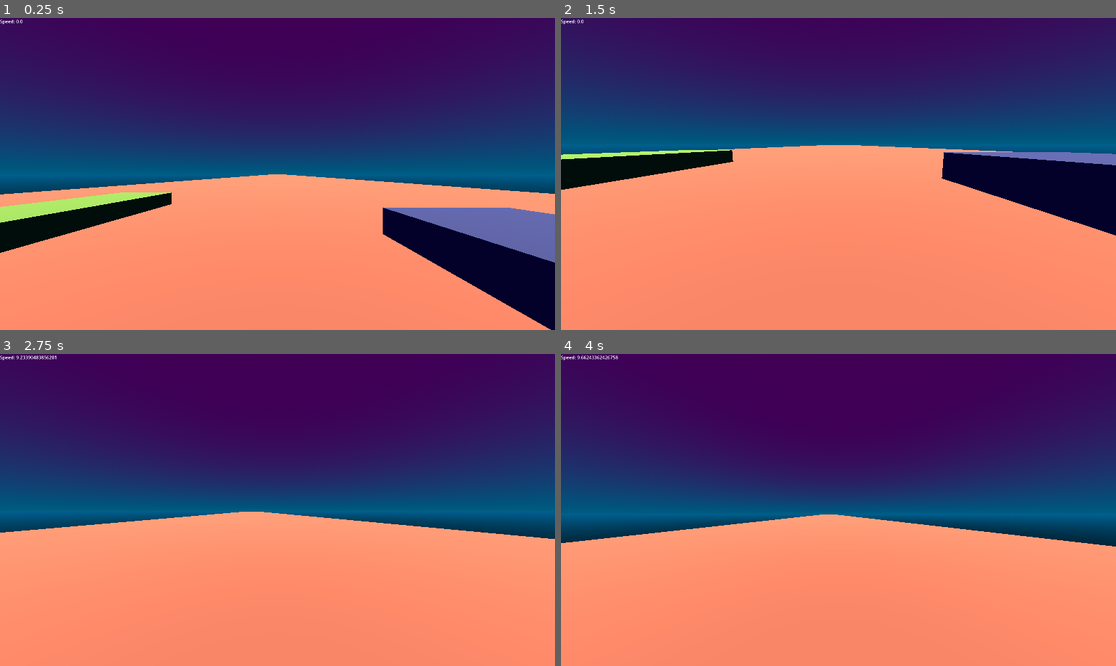
Above: before the commit, frames 1-4 (two rows, left to right).
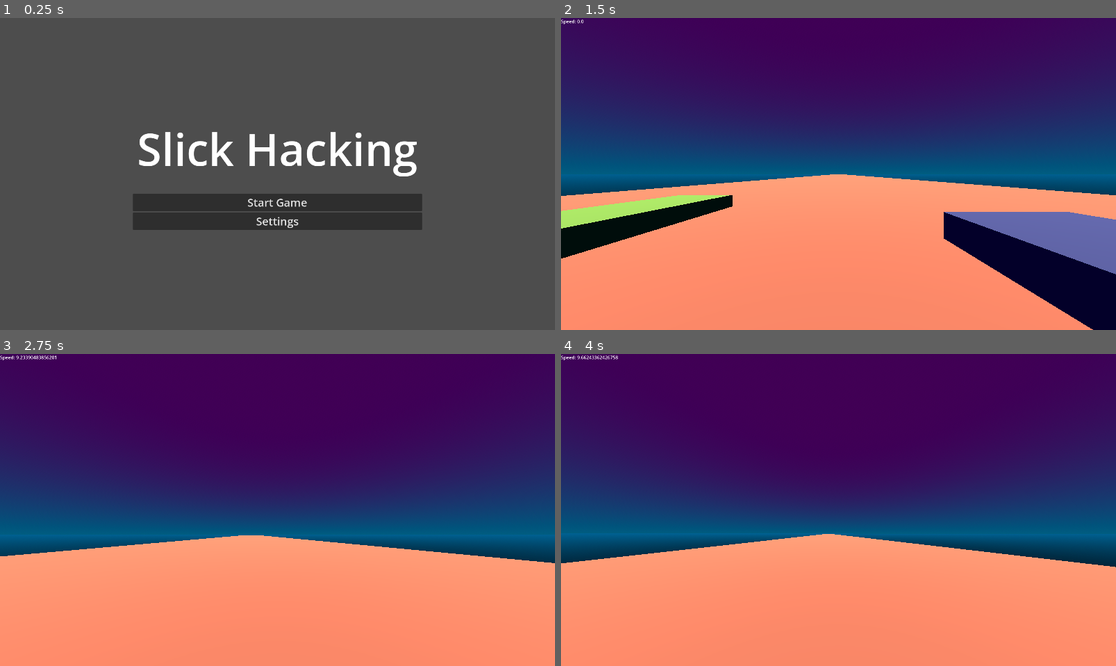
Above: after the commit, the same moments.

Repository: Sirrah025/big-mode-slick-game
Game: Godot game, scene res://Scenes/main_game.tscn
Two runs of this game, one before a commit and one after it. Both use one fixed random seed, a clock stepped at 60 frames per second and the inputs below. Before the commit the project starts from res://Scenes/prototype_scene.tscn.
Inputs (mouse positions are in pixels of both pictures, inside the frame that each line leads up to):
- Up to frame 1 (0.25 s): no input
- Up to frame 2 (1.5 s): click (838, 220) at 0.5 s, where only the run after the commit has a clickable "Settings"; click (838, 202) at 1.25 s, where only the run after the commit has a clickable "Start Game"
- Up to frame 3 (2.75 s): move the mouse to (305, 510) at 2.02 s; hold W (Forward) from 2.03 s (still down); right-click (305, 510) at 2.1 s; tap Space (Jump) at 2.27 s
- Up to frame 4 (4 s): keep holding W (Forward); move the mouse to (810, 510) at 2.77 s; tap Shift (Sprint) at 2.85 s; tap Space (Jump) at 3.02 s; move the mouse to (849, 503) at 3.52 s; right-click (849, 503) at 3.6 s

The runs differ from the first frame. In frame 1, 100% of the frame differs, in the area x 0-100%, y 0-100%; in frame 2, 34%; in frame 3, 16%; in frame 4, 13%.
Error after the commit: Invalid assignment of property or key 'visible' with value of type 'bool' on a base object of type 'null instance'. (res://Systems/globals/load_scenes.gd:9)

Commit message:
Added Menus, settings, and scene change functionality
Added a main menu, a audio bus layout, setting change functionality, and started on functionality to change the scene from the main menu to the prototype scene. Will work to refactor scene change code to make it modular and work out architecture for scene changing.

Diff:
--- /dev/null
+++ b/slick_game/Audio/new_audio_bus_layout.tres
@@ -0,0 +1,15 @@
+[gd_resource type="AudioBusLayout" format=3 uid="uid://bvscwyd48yj7q"]
+
+[resource]
+bus/1/name = &"Music"
+bus/1/solo = false
+bus/1/mute = false
+bus/1/bypass_fx = false
+bus/1/volume_db = 0.0
+bus/1/send = &"Master"
+bus/2/name = &"SFX"
+bus/2/solo = false
+bus/2/mute = false
+bus/2/bypass_fx = false
+bus/2/volume_db = 0.0
+bus/2/send = &"Master"
--- /dev/null
+++ b/slick_game/Scenes/change_scenes.gd
@@ -0,0 +1,15 @@
+extends Control
+
+
+
+# Separate function for all related transition logic
+func change_scene(scene: PackedScene):
+	print(get_tree().change_scene_to_packed(scene))
+
+
+func _transition_to_scene(scene: PackedScene) -> void:
+	change_scene(scene)
+
+
+func _on_settings_transition_to_scene(scene: PackedScene) -> void:
+	pass
--- /dev/null
+++ b/slick_game/Scenes/main_game.tscn
@@ -0,0 +1,13 @@
+[gd_scene format=3 uid="uid://cdhc0ga7j26pn"]
+
+[ext_resource type="PackedScene" uid="uid://cwd2larse212k" path="res://Scenes/main_menu.tscn" id="1_l756w"]
+[ext_resource type="PackedScene" uid="uid://clou8bnmvxlxq" path="res://Scenes/settings_menu.tscn" id="2_pu3va"]
+
+[node name="Main Game" type="Node" unique_id=1415998825]
+
+[node name="Main Menu" parent="." unique_id=1779451589 instance=ExtResource("1_l756w")]
+unique_name_in_owner = true
+
+[node name="Settings Menu" parent="." unique_id=423943875 instance=ExtResource("2_pu3va")]
+unique_name_in_owner = true
+visible = false
--- /dev/null
+++ b/slick_game/Scenes/main_menu.tscn
@@ -0,0 +1,53 @@
+[gd_scene format=3 uid="uid://cwd2larse212k"]
+
+[ext_resource type="Script" uid="uid://di2n6ssehce0u" path="res://Scripts/next_scene.gd" id="1_28flt"]
+[ext_resource type="PackedScene" uid="uid://c5vfddgd0xde0" path="res://Scenes/prototype_scene.tscn" id="2_1ehe0"]
+
+[node name="Main Menu" type="Control" unique_id=1779451589]
+layout_mode = 3
+anchors_preset = 15
+anchor_right = 1.0
+anchor_bottom = 1.0
+grow_horizontal = 2
+grow_vertical = 2
+
+[node name="Main Menu Components" type="VBoxContainer" parent="." unique_id=1441620085]
+unique_name_in_owner = true
+layout_mode = 1
+anchors_preset = 8
+anchor_left = 0.5
+anchor_top = 0.5
+anchor_right = 0.5
+anchor_bottom = 0.5
+offset_left = -77.5
+offset_top = -30.5
+offset_right = 77.5
+offset_bottom = 30.5
+grow_horizontal = 2
+grow_vertical = 2
+
+[node name="RichTextLabel" type="RichTextLabel" parent="Main Menu Components" unique_id=1240103253]
+custom_minimum_size = Vector2(1000, 257.975)
+layout_mode = 2
+theme_override_font_sizes/normal_font_size = 154
+bbcode_enabled = true
+text = "Slick Hacking"
+horizontal_alignment = 1
+
+[node name="Start Game" type="Button" parent="Main Menu Components" unique_id=1829671039]
+layout_mode = 2
+theme_override_font_sizes/font_size = 38
+text = "Start Game"
+script = ExtResource("1_28flt")
+next_scene = ExtResource("2_1ehe0")
+metadata/_edit_use_anchors_ = true
+
+[node name="Settings" type="Button" parent="Main Menu Components" unique_id=1420054076]
+layout_mode = 2
+theme_override_font_sizes/font_size = 38
+text = "Settings"
+script = ExtResource("1_28flt")
+metadata/_edit_use_anchors_ = true
+
+[connection signal="pressed" from="Main Menu Components/Start Game" to="Main Menu Components/Start Game" method="_on_start_game_pressed"]
+[connection signal="pressed" from="Main Menu Components/Settings" to="Main Menu Components/Settings" method="_on_settings_pressed"]
--- /dev/null
+++ b/slick_game/Scenes/settings_menu.tscn
@@ -0,0 +1,76 @@
+[gd_scene format=3 uid="uid://clou8bnmvxlxq"]
+
+[ext_resource type="Script" uid="uid://ixavlecw5nk7" path="res://Scripts/set_video_settings.gd" id="1_7y5a0"]
+[ext_resource type="Script" uid="uid://di2n6ssehce0u" path="res://Scripts/next_scene.gd" id="2_h2y1r"]
+[ext_resource type="Script" uid="uid://cy255v3fd123b" path="res://Scripts/set_sound_settings.gd" id="4_3etfd"]
+[ext_resource type="Script" uid="uid://mllbhhegumkx" path="res://Scripts/set_game_settings.gd" id="4_h2y1r"]
+
+[node name="Settings Menu" type="Control" unique_id=423943875]
+layout_mode = 3
+anchors_preset = 15
+anchor_right = 1.0
+anchor_bottom = 1.0
+grow_horizontal = 2
+grow_vertical = 2
+
+[node name="Back Button" type="Button" parent="." unique_id=2015885995]
+layout_mode = 1
+anchors_preset = 3
+anchor_left = 1.0
+anchor_top = 1.0
+anchor_right = 1.0
+anchor_bottom = 1.0
+offset_left = -224.0
+offset_top = -164.0
+offset_right = -68.0
+offset_bottom = -68.0
+grow_horizontal = 0
+grow_vertical = 0
+theme_override_font_sizes/font_size = 64
+text = "Back"
+script = ExtResource("2_h2y1r")
+
+[node name="TabContainer" type="TabContainer" parent="." unique_id=399343739]
+layout_mode = 1
+anchors_preset = 10
+anchor_right = 1.0
+offset_bottom = 464.0
+grow_horizontal = 2
+theme_override_font_sizes/font_size = 40
+tab_alignment = 1
+current_tab = 1
+all_tabs_in_front = true
+
+[node name="Video" type="VBoxContainer" parent="TabContainer" unique_id=147571436]
+visible = false
+layout_mode = 2
+script = ExtResource("1_7y5a0")
+metadata/_tab_index = 0
+
+[node name="Audio" type="VBoxContainer" parent="TabContainer" unique_id=1461703993]
+layout_mode = 2
+script = ExtResource("4_3etfd")
+metadata/_tab_index = 1
+
+[node name="Game" type="VBoxContainer" parent="TabContainer" unique_id=322908651]
+visible = false
+layout_mode = 2
+script = ExtResource("4_h2y1r")
+metadata/_tab_index = 2
+
+[node name="HBoxContainer" type="HBoxContainer" parent="TabContainer/Game" unique_id=1795915575]
+layout_mode = 2
+
+[node name="RichTextLabel" type="RichTextLabel" parent="TabContainer/Game/HBoxContainer" unique_id=631461375]
+custom_minimum_size = Vector2(254.705, 62.07)
+layout_mode = 2
+theme_override_font_sizes/normal_font_size = 32
+text = "HeadBobbing"
+horizontal_alignment = 1
+vertical_alignment = 1
+
+[node name="HeadbobCheckButton" type="CheckButton" parent="TabContainer/Game/HBoxContainer" unique_id=1941611775]
+layout_mode = 2
+
+[connection signal="pressed" from="Back Button" to="Back Button" method="_on_back_to_menu_pressed"]
+[connection signal="toggled" from="TabContainer/Game/HBoxContainer/HeadbobCheckButton" to="TabContainer/Game" method="_on_headbob_check_button_toggled"]
--- /dev/null
+++ b/slick_game/Scripts/next_scene.gd
@@ -0,0 +1,16 @@
+extends Button
+
+@export var next_scene: PackedScene
+
+
+
+func _on_start_game_pressed() -> void:
+	LoadScenes.start_game(next_scene)
+
+
+func _on_settings_pressed() -> void:
+	LoadScenes.show_settings()
+
+
+func _on_back_to_menu_pressed() -> void:
+	LoadScenes.hide_settings()
--- /dev/null
+++ b/slick_game/Scripts/set_game_settings.gd
@@ -0,0 +1,6 @@
+extends VBoxContainer
+
+
+
+func _on_headbob_check_button_toggled(toggled_on: bool) -> void:
+	Settings.head_bob_enabled = toggled_on
--- /dev/null
+++ b/slick_game/Scripts/set_sound_settings.gd
@@ -0,0 +1,14 @@
+extends VBoxContainer
+
+
+
+func _on_master_slider_value_changed(value: float) -> void:
+	pass # Replace with function body.
+
+
+func _on_music_slider_value_changed(value: float) -> void:
+	pass # Replace with function body.
+
+
+func _on_sfx_slider_value_changed(value: float) -> void:
+	pass # Replace with function body.
--- /dev/null
+++ b/slick_game/Scripts/set_video_settings.gd
@@ -0,0 +1,15 @@
+extends VBoxContainer
+
+
+# Called when the node enters the scene tree for the first time.
+func _ready() -> void:
+	pass # Replace with function body.
+
+
+# Called every frame. 'delta' is the elapsed time since the previous frame.
+func _process(delta: float) -> void:
+	pass
+
+
+func _on_fullscreen_check_button_toggled(toggled_on: bool) -> void:
+	pass # Replace with function body.
--- /dev/null
+++ b/slick_game/Systems/globals/load_scenes.gd
@@ -0,0 +1,17 @@
+class_name loadScenes
+extends Node
+
+
+@onready var settings_menu = get_tree().root.get_child(3).get_child(1)
+@onready var main_menu = get_tree().root.get_child(3).get_child(0)
+
+func show_settings():
+	settings_menu.visible = true
+	main_menu.visible = false
+
+func hide_settings():
+	settings_menu.visible = false
+	main_menu.visible = true
+
+func start_game(scene: PackedScene):
+	get_tree().change_scene_to_packed(scene)
--- a/slick_game/project.godot
+++ b/slick_game/project.godot
@@ -11,20 +11,33 @@
 [application]
 
 config/name="Slick Game"
-run/main_scene="uid://c5vfddgd0xde0"
+run/main_scene="uid://cdhc0ga7j26pn"
 config/features=PackedStringArray("4.6", "Forward Plus")
 config/icon="res://icon.svg"
+
+[audio]
+
+buses/default_bus_layout="uid://bvscwyd48yj7q"
 
 [autoload]
 
 Settings="*uid://5htr5nv5adyt"
 GlobalSignals="*uid://cg8be46oyhk51"
+LoadScenes="*uid://cfrbntjytvmhg"
 
 [display]
 
 window/size/viewport_width=1920
 window/size/viewport_height=1080
-window/size/mode=3
+
+[file_customization]
+
+folder_colors={
+"res://Audio/": "red",
+"res://Scenes/": "green",
+"res://Scripts/": "purple",
+"res://Systems/": "gray"
+}
 
 [global_group]
 
Not shown, added: slick_game/Scenes/change_scenes.gd.uid
Not shown, added: slick_game/Scripts/next_scene.gd.uid
Not shown, added: slick_game/Scripts/set_game_settings.gd.uid
Not shown, added: slick_game/Scripts/set_sound_settings.gd.uid
Not shown, added: slick_game/Scripts/set_video_settings.gd.uid
Not shown, added: slick_game/Systems/globals/load_scenes.gd.uid
